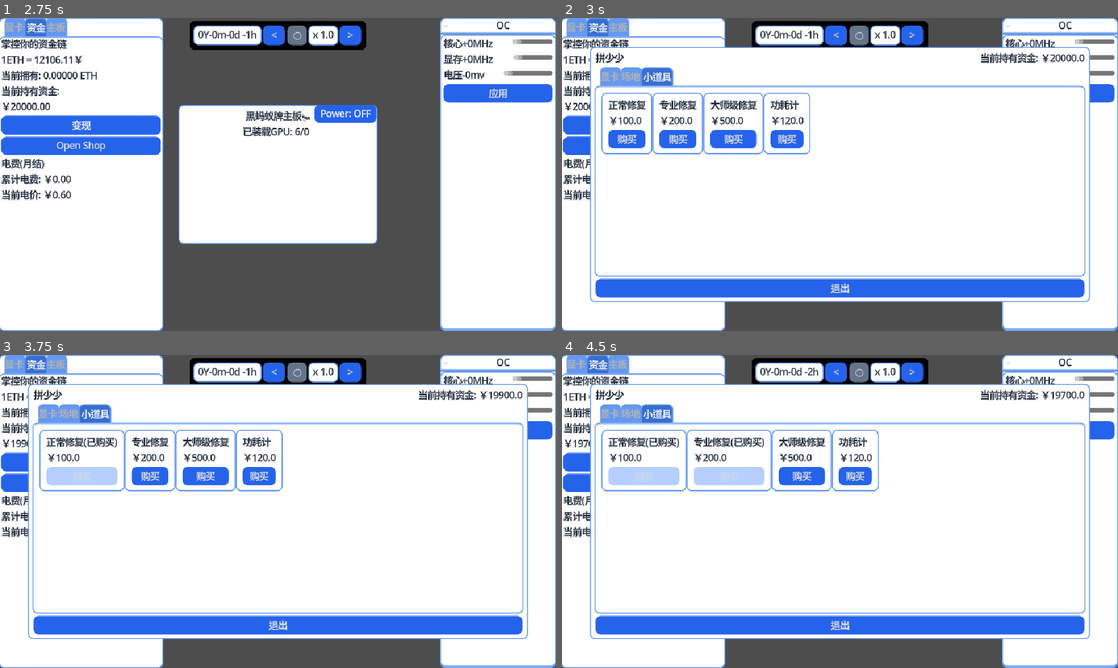
Above: before the commit, frames 1-4 (two rows, left to right).
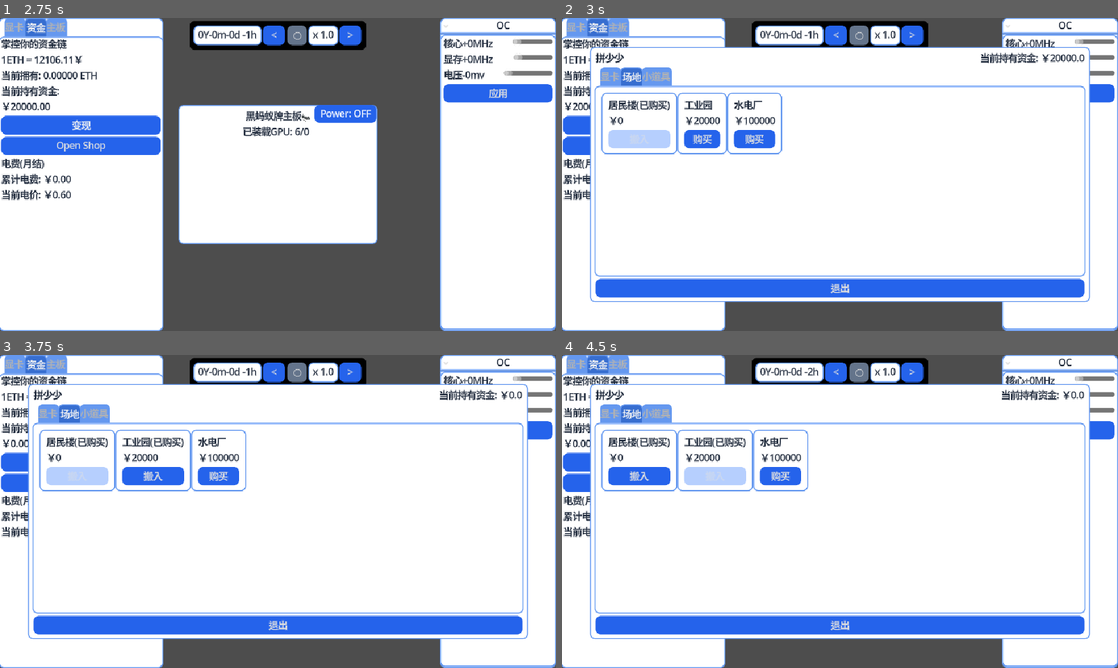
Above: after the commit, the same moments.

Repository: 0x8000S/ETH-Redemption
Game: Godot game, scene res://Scenes/MainView.tscn
Same seed, same stepped clock (60 frames per second), same inputs: the game is played once before the commit and once after it.
Inputs (mouse positions are in pixels of both pictures, inside the frame that each line leads up to):
- Up to frame 1 (2.75 s): click "Power: OFF" at 0.5 s; click "Power: ON" at 1.25 s; click "变现" at 2 s
- Up to frame 2 (3 s): click "Open Shop" at 2.75 s
- Up to frame 3 (3.75 s): click "购买" at 3.5 s
- Up to frame 4 (4.5 s): click (717, 477) at 4.25 s, where only the run after the commit has a clickable "搬入"

Frame 1 is identical in both runs. In frame 2, 3.9% of the frame differs, in the area x 8-45%, y 15-44%; in frame 3, 4.0%; in frame 4, 4.9%, in the area x 2-94%, y 11-44%.

Commit message:
feat(代码逻辑): 添加场地选择和功耗控制功能
在GPUInfoScrollView.gd中添加了_process函数，用于调用Updata函数以更新GPU信息。

在GPUItem.gd中添加了_process函数，根据Gpu.Old的值来控制$Error节点的可见性。

在Global.gd中添加了场地相关变量和枚举，包括HasVenue、NowSetVenue和Venue，并更新了VenueInfo以包含场地名称、显卡插槽数、额定电源、电价和定价。

在GpuCard.gd中修改了GetPower函数，使其根据Global.HasItems中的GetPower道具来决定是否返回实际功耗值。

在ItemBuyCard.gd中添加了InitH函数用于初始化场地购买卡，并根据InitMode变量决定是初始化道具还是场地。同时修改了WhenBuyButtonClicked函数以支持场地购买和搬入逻辑。

在MainBoard.gd中添加了GpuList数组，用于存储安装在主板上的GPU卡片，并修改了PickUpGPU函数以维护GpuList数组。添加了ClearAllGpus函数以清除主板上的所有GPU，并添加了UpdataText、GetAllGpuMh、GetAllGpuPower、HourlySettlement、DailyFinancialReport和OneMoonPast函数中对GPUListView的调用。添加了信号处理函数ChangedMainBoardPower以更新主板电源状态。

在Shop.gd中添加了VenueFlow节点和UpdataVenue函数用于更新场地购买卡，确保当用户进入商店时可以购买或搬入新的场地。

在SignalNode.gd中添加了场地切换、清除主板GPU、更新主板最大GPU数量和更改主板电源状态的信号。

新增了VenueManager.gd脚本和对应的.tscn文件，用于管理场地切换和GPU清除逻辑。

修改了export_presets.cfg中的导出路径、版本号和产品名称。

Closes #123

Diff:
--- a/Code/GPUInfoScrollView.gd
+++ b/Code/GPUInfoScrollView.gd
@@ -31,6 +31,8 @@
 	SignalNode.UpdataShowText.connect(EditGPU)
 	SignalNode.UnEditGPU.connect(Rest)
 
+func _process(delta: float) -> void:
+	Updata()
 
 
 func Rest(GPUC:GpuCard):
--- a/Code/GPUItem.gd
+++ b/Code/GPUItem.gd
@@ -52,6 +52,11 @@
 		if Gpu.LHR:
 			ChangedBIOS.visible = true
 
+func _process(delta: float) -> void:
+	if Gpu.Old == 0:
+		$Error.visible = true
+	else:
+		$Error.visible = false
 
 func WhenEditButtonClicked() -> void:
 	if Gpu.Edit == false:
--- a/Code/Global.gd
+++ b/Code/Global.gd
@@ -14,85 +14,101 @@
 var MainBoardPowerState:bool = false
 var HourTime = 2.0
 var ZoomValue = 1.0
+var MaxPower = 1600
 
 var FixLevel:Array[bool] = [1, 0, 0, 0]
 var FixLevelValue:Dictionary[int,Dictionary] = {
-    0: {
-        "O": 0.1,
-        "H": 0.2
-    },
-    1: {
-        "O": 0.2,
-        "H": 0.4
-    },
-    2: {
-        "O": 0.4,
-        "H": 0.5,
-    },
-    3: {
-        "O": 0.7,
-        "H": 0.7,
-        "Q": 0.4
-    }
+	0: {
+		"O": 0.1,
+		"H": 0.2
+	},
+	1: {
+		"O": 0.2,
+		"H": 0.4
+	},
+	2: {
+		"O": 0.4,
+		"H": 0.5,
+	},
+	3: {
+		"O": 0.7,
+		"H": 0.7,
+		"Q": 0.4
+	}
 }
 
 enum Items {
-    FixLevel1,
-    FixLevel2,
-    FixLevel3,
-    GetPower
+	FixLevel1,
+	FixLevel2,
+	FixLevel3,
+	GetPower
+}
+
+var HasVenue:Array[Venue] = [Venue.ResidentialBuilding]
+var NowSetVenue:Venue = Venue.ResidentialBuilding
+enum Venue {
+	ResidentialBuilding,
+	IndustrialPark,
+	HydropowerPlant
+}
+
+# [场地名称, 显卡插槽数, 额定电源, 电价, 定价]
+var VenueInfo:Dictionary[Venue, Array] = {
+	Venue.ResidentialBuilding: ["居民楼", 6, 0.60, 1600, 0],
+	Venue.IndustrialPark: ["工业园", 12, 0.45, 3000, 20000],
+	Venue.HydropowerPlant: ["水电厂", 24, 0.32, 5500, 100000]
 }
 
 var ItemsText:Dictionary[Items, String] = {
-    Items.FixLevel1: "正常修复",
-    Items.FixLevel2: "专业修复",
-    Items.FixLevel3: "大师级修复",
-    Items.GetPower: "功耗计"
+	Items.FixLevel1: "正常修复",
+	Items.FixLevel2: "专业修复",
+	Items.FixLevel3: "大师级修复",
+	Items.GetPower: "功耗计"
 }
 
 var ItemsPrice:Dictionary[Items, float] = {
-    Items.FixLevel1: 100.0,
-    Items.FixLevel2: 200.0,
-    Items.FixLevel3: 500.0,
-    Items.GetPower: 120.0
+	Items.FixLevel1: 100.0,
+	Items.FixLevel2: 200.0,
+	Items.FixLevel3: 500.0,
+	Items.GetPower: 120.0
 }
 
 var HasItems:Array[Items] = []
 
 func GetHourTime():
-    return HourTime / ZoomValue
+	return HourTime / ZoomValue
 
 enum MenType {
-    GDDR5_8G,
-    GDDR5X_8G,
-    GDDR6_14G,
-    GDDR6X_19G,
-    GDDR6X_22G
+	GDDR5_8G,
+	GDDR5X_8G,
+	GDDR6_14G,
+	GDDR6X_19G,
+	GDDR6X_22G
 }
 
 var MenSafeMap:Dictionary[MenType, float] = {
-    MenType.GDDR5_8G: 1.16,
-    MenType.GDDR5X_8G: 1.16,
-    MenType.GDDR6_14G: 1.15,
-    MenType.GDDR6X_19G: 1.10,
-    MenType.GDDR6X_22G: 1.07
+	MenType.GDDR5_8G: 1.16,
+	MenType.GDDR5X_8G: 1.16,
+	MenType.GDDR6_14G: 1.15,
+	MenType.GDDR6X_19G: 1.10,
+	MenType.GDDR6X_22G: 1.07
 }
 
 var MenRedMap:Dictionary[MenType, float] = {
-    MenType.GDDR5_8G: 1.22,
-    MenType.GDDR5X_8G: 1.22,
-    MenType.GDDR6_14G: 1.20,
-    MenType.GDDR6X_19G: 1.15,
-    MenType.GDDR6X_22G: 1.12
+	MenType.GDDR5_8G: 1.22,
+	MenType.GDDR5X_8G: 1.22,
+	MenType.GDDR6_14G: 1.20,
+	MenType.GDDR6X_19G: 1.15,
+	MenType.GDDR6X_22G: 1.12
 }
 
 enum Gpu {
-    AMD_RX470,
-    AMD_RX570,
-    AMD_RX580,
-    Nvidia_GTX1060,
-    Nvidia_GTX1070TI,
-    Nvidia_GTX1080TI,
-    Nvidia_RTX2060S,
-    Nvidia_RTX3060TI_LHR
+	AMD_RX470,
+	AMD_RX570,
+	AMD_RX580,
+	Nvidia_GTX1060,
+	Nvidia_GTX1070TI,
+	Nvidia_GTX1080TI,
+	Nvidia_RTX2060S,
+	Nvidia_RTX3060TI_LHR
 }
--- a/Code/GpuCard.gd
+++ b/Code/GpuCard.gd
@@ -121,6 +121,8 @@
 	var power:int = int(DefaultPower * (1 - (OCMem/4000) * 0.1 + (OCCore/2000) * 0.15 - (float(OffsetVolt)/150) * 0.12)) + OCPowerCoefficient + 10-Old*10
 	if OnBoard and Global.MainBoardPowerState:
 		power += randi_range(1, 8)
+	if not Global.HasItems.has(Global.Items.GetPower):
+		return 0
 	return power
 
 func Aging():
--- a/Code/ItemBuyCard.gd
+++ b/Code/ItemBuyCard.gd
@@ -3,13 +3,17 @@
 class_name ItemBuyCard
 
 signal ReloadItemsView
+signal ReloadVenueView
 
 @export var ItemName:Label
 @export var ItemPrice:Label
 @export var BuyButton:BaseButton
 var Itemc:Global.Items
+var Itemv:Global.Venue
+var InitMode = "I"
 
 func Init(item:Global.Items):
+	InitMode = "I"
 	Itemc = item
 	ItemName.text = Global.ItemsText[item]
 	if Global.HasItems.has(item):
@@ -17,10 +21,41 @@
 		ItemName.text += "(已购买)"
 	ItemPrice.text = "￥%s" % Global.ItemsPrice[item]
 
+func InitH(venues:Global.Venue):
+	InitMode = "V"
+	Itemv = venues
+	ItemName.text = Global.VenueInfo[Itemv][0]
+	if Global.HasVenue.has(venues):
+		BuyButton.text = "搬入"
+		ItemName.text += "(已购买)"
+		if Global.NowSetVenue == venues:
+			BuyButton.disabled = true
+	ItemPrice.text = "￥%s" % Global.VenueInfo[venues][4]
+
 func WhenBuyButtonClicked() -> void:
-	if Global.Money < Global.ItemsPrice[Itemc]:
-		SignalNode.ShowMoneyErrorMessageBox.emit("道具%s" % Global.ItemsText[Itemc])
-	else:
-		Global.Money -= Global.ItemsPrice[Itemc]
-		Global.HasItems.append(Itemc)
-		ReloadItemsView.emit()
+	if InitMode == "I":
+		if Global.Money < Global.ItemsPrice[Itemc]:
+			SignalNode.ShowMoneyErrorMessageBox.emit("道具%s" % Global.ItemsText[Itemc])
+		else:
+			Global.Money -= Global.ItemsPrice[Itemc]
+			Global.HasItems.append(Itemc)
+			ReloadItemsView.emit()
+			match Itemc:
+				Global.Items.FixLevel1:
+					Global.FixLevel[1] = 1
+				Global.Items.FixLevel2:
+					Global.FixLevel[2] = 1
+				Global.Items.FixLevel3:
+					Global.FixLevel[3] = 1
+	if InitMode == "V":
+		if Global.HasVenue.has(Itemv):
+			SignalNode.SwitchVenue.emit(Itemv)
+			ReloadVenueView.emit()
+			SignalNode.ReloadGpuList.emit()
+		else:
+			if Global.Money < Global.VenueInfo[Itemv][4]:
+				SignalNode.ShowMoneyErrorMessageBox.emit("场地%s" % Global.VenueInfo[Itemv][0])
+			else:
+				Global.Money -= Global.VenueInfo[Itemv][4]
+				Global.HasVenue.append(Itemv)
+				ReloadVenueView.emit()
--- a/Code/MainBoard.gd
+++ b/Code/MainBoard.gd
@@ -3,11 +3,12 @@
 @export var MaxGPU:int = 6
 @onready var PickGpuCount: Label = $PickGPUCount
 @onready var PowerButton: Button = $PowerButton
-@onready var GPUList: VBoxContainer = $MC/ScrollContainer/VBoxContainer/MarginContainer/VBoxContainer
+@onready var GPUListView: VBoxContainer = $MC/ScrollContainer/VBoxContainer/MarginContainer/VBoxContainer
 var MonnETH:float = 0.0
 var MonnPower:int = 0
 var isOn:bool = false
 var MaxPower:int = 0
+var GpuList:Array[GpuCard]
 
 func OverrideButtonFontColorTheme(btn:Button, c:Color):
 	btn.add_theme_color_override("font_color", c)
@@ -16,15 +17,16 @@
 	btn.add_theme_color_override("font_pressed_color", c)
 
 func UpdataText():
-	PickGpuCount.text = "已装载GPU: %s/%s" % [MaxGPU, GPUList.get_child_count()]
+	PickGpuCount.text = "已装载GPU: %s/%s" % [MaxGPU, GPUListView.get_child_count()]
 
 func PickUpGPU(GPUC:GpuCard):
-	if GPUList.get_child_count() < MaxGPU:
+	if GPUListView.get_child_count() < MaxGPU:
 		var gi:GPUItem = preload("uid://boxqa4tpeslwf").instantiate()
-		GPUList.add_child(gi)
+		GPUListView.add_child(gi)
 		GPUC.OnBoard = true
 		gi.Iint(GPUC, true)
 		Global.HasGpu.erase(GPUC)
+		GpuList.append(GPUC)
 		SignalNode.ReloadGpuList.emit()
 		UpdataText()
 	else:
@@ -35,13 +37,13 @@
 
 func GetAllGpuMh() -> float:
 	var sum = 0
-	for g:GPUItem in GPUList.get_children():
+	for g:GPUItem in GPUListView.get_children():
 		sum += g.Gpu.GetHashrate()
 	return sum
 
 func GetAllGpuPower() -> int:
 	var sum = 0
-	for g:GPUItem in GPUList.get_children():
+	for g:GPUItem in GPUListView.get_children():
 		sum += g.Gpu.GetPower()
 	sum += 80
 	return sum
@@ -62,7 +64,7 @@
 
 func DailyFinancialReport():
 	if isOn:
-		for g:GPUItem in GPUList.get_children():
+		for g:GPUItem in GPUListView.get_children():
 			g.Gpu.Aging()
 			if g.Gpu.Edit:
 				SignalNode.UpdataShowText.emit(g.Gpu)
@@ -72,6 +74,12 @@
 	MonnETH = 0
 	MonnPower = 0
 
+func ClearAllGpus():
+	Global.HasGpu.append_array(GpuList)
+	GpuList = []
+	for i in GPUListView.get_children():
+		i.queue_free()
+
 func _ready() -> void:
 	UpdataText()
 	SignalNode.UpdataMainBoardText.connect(UpdataText)
@@ -80,10 +88,16 @@
 	SignalNode.PastOneHour.connect(HourlySettlement)
 	SignalNode.PastOneDay.connect(DailyFinancialReport)
 	SignalNode.PastOneMoon.connect(OneMoonPast)
+	SignalNode.ClearMainBoardAllGpu.connect(ClearAllGpus)
+	SignalNode.UpdateMainBoardMaxGpu.connect(func(maxGpu:int):MaxGPU=maxGpu)
+	SignalNode.ChangedMainBoardPowerState.connect(func(power:bool): ChangedMainBoardPower(power))
 
 func WhenPowerButtonClicked() -> void:
 	isOn = not isOn
-	if isOn:
+	ChangedMainBoardPower(isOn)
+
+func ChangedMainBoardPower(PowerTip:bool):
+	if PowerTip:
 		SignalNode.InfoMainBoard.emit(MaxGPU, GetAllGpuMh(), GetAllGpuPower())
 		PowerButton.text = "Power: ON"
 		OverrideButtonFontColorTheme(PowerButton, Color(1,0.2,0.2))
@@ -95,3 +109,4 @@
 		OverrideButtonFontColorTheme(PowerButton, Color.WHITE)
 		Global.MainBoardPowerState = false
 		SignalNode.PowerDownMainBoard.emit()
+	isOn = PowerTip
--- a/Code/Shop.gd
+++ b/Code/Shop.gd
@@ -4,6 +4,7 @@
 @onready var Money:Label = $Margin/MainPanel/Margin/VBox/HBox/Money
 @onready var NotHasMore:AcceptDialog = $NotHasMore
 @onready var ItemFlow = $Margin/MainPanel/Margin/VBox/Tabs/小道具/MarginContainer/ScrollContainer/MarginContainer/ItemsFlow
+@onready var VenueFlow = $Margin/MainPanel/Margin/VBox/Tabs/场地/MarginContainer/ScrollContainer/MarginContainer/VenueFlow
 
 
 func ShowShop():
@@ -15,6 +16,7 @@
 	SignalNode.PastOneDay.connect(UpdataGPU)
 	UpdataGPU()
 	UpdataItems()
+	UpdataVenue()
 
 func BuyItem(GPUC: GpuCard, s:GpuBuyCard):
 	Money.text = "当前持有资金: ￥%s" % Global.Money
@@ -47,6 +49,16 @@
 		ic.ReloadItemsView.connect(UpdataItems)
 		ItemFlow.add_child(ic)
 
+func UpdataVenue():
+	if VenueFlow.get_child_count() != 0:
+		for i in VenueFlow.get_children():
+			i.queue_free()
+	for i in Global.Venue.values():
+		var ic:ItemBuyCard = preload("uid://wwc4mfy0pemf").instantiate()
+		ic.InitH(i)
+		ic.ReloadVenueView.connect(UpdataVenue)
+		VenueFlow.add_child(ic)
+
 func _input(event: InputEvent) -> void:
 	if event.is_action_pressed("ReloadShop"):
 		UpdataGPU()
--- a/Code/SignalNode.gd
+++ b/Code/SignalNode.gd
@@ -23,3 +23,7 @@
 signal ShowCustomMessageBox(Title:String, Context:String)
 signal ShowSellMessageBox(GPUC:GpuCard)
 signal ShowFixMessageBox(GPUC:GpuCard)
+signal SwitchVenue(venue:Global.Venue)
+signal ClearMainBoardAllGpu()
+signal UpdateMainBoardMaxGpu(MaxGpu:int)
+signal ChangedMainBoardPowerState(Power:bool)
--- a/Code/UiTips.gd
+++ b/Code/UiTips.gd
@@ -45,7 +45,7 @@
     SellTitle.text = "出售你的: %s显卡"
     SellContext.text = "购买价: ￥%s\n出售价: ￥%s"
     SellTitle.text = SellTitle.text % GPUC.Model
-    SellMoney = float("%.2f" % (GPUC.MarketPrice * 0.8 - (1 - GPUC.Quality) * 10 - (1 - GPUC.Old) * 15 - (1 - GPUC.Health) * 8 + GPUC.GetHashrate()* 2))
+    SellMoney = float("%.2f" % (GPUC.MarketPrice * 0.7 - (1 - GPUC.Quality) * 10 - (1 - GPUC.Old) * 150 - (1 - GPUC.Health) * 20 + GPUC.GetHashrate()* 2))
     SellContext.text = SellContext.text % [GPUC.MarketPrice, SellMoney]
 
 func ShowFixMessageBox(GPUC:GpuCard):
--- /dev/null
+++ b/Code/VenueManager.gd
@@ -0,0 +1,12 @@
+extends Node
+
+func SwitchVenueSignal(venue:Global.Venue):
+    Global.NowSetVenue = venue
+    SignalNode.ClearMainBoardAllGpu.emit()
+    SignalNode.ChangedMainBoardPowerState.emit(false)
+    SignalNode.UpdateMainBoardMaxGpu.emit(Global.VenueInfo[venue][1])
+    Global.ElectricityPrice = Global.VenueInfo[venue][2]
+    Global.MaxPower = Global.VenueInfo[venue][3]
+
+func _ready() -> void:
+    SignalNode.SwitchVenue.connect(SwitchVenueSignal)
--- a/Scenes/MainView.tscn
+++ b/Scenes/MainView.tscn
@@ -1,9 +1,10 @@
-[gd_scene load_steps=5 format=3 uid="uid://cd3bx2qp4ww5u"]
+[gd_scene load_steps=6 format=3 uid="uid://cd3bx2qp4ww5u"]
 
 [ext_resource type="PackedScene" uid="uid://b1kegvnfo88v5" path="res://Scenes/MainGPUView.tscn" id="1_741vi"]
 [ext_resource type="PackedScene" uid="uid://c2l2fnou7nd7c" path="res://Test/shop.tscn" id="2_37edh"]
 [ext_resource type="PackedScene" uid="uid://bbvtjro8sh88a" path="res://Scenes/GlobalPrice.tscn" id="4_gq8gf"]
 [ext_resource type="PackedScene" uid="uid://d2kfjxuhroqkn" path="res://Scenes/UiTips.tscn" id="5_gq8gf"]
+[ext_resource type="PackedScene" uid="uid://bh14ys0c3k2yu" path="res://Scenes/VenueManager.tscn" id="5_qssah"]
 
 [node name="Control" type="Control"]
 layout_mode = 3
@@ -25,3 +26,5 @@
 [node name="GlobalPrice" parent="Components" instance=ExtResource("4_gq8gf")]
 
 [node name="UiTips" parent="Components" instance=ExtResource("5_gq8gf")]
+
+[node name="VenueManager" parent="Components" instance=ExtResource("5_qssah")]
--- /dev/null
+++ b/Scenes/VenueManager.tscn
@@ -0,0 +1,6 @@
+[gd_scene load_steps=2 format=3 uid="uid://bh14ys0c3k2yu"]
+
+[ext_resource type="Script" uid="uid://bhqotjronn7v" path="res://Code/VenueManager.gd" id="1_ke6cb"]
+
+[node name="VenueManager" type="Node"]
+script = ExtResource("1_ke6cb")
--- a/Test/shop.tscn
+++ b/Test/shop.tscn
@@ -61,7 +61,7 @@
 [node name="Tabs" type="TabContainer" parent="Margin/MainPanel/Margin/VBox"]
 layout_mode = 2
 size_flags_vertical = 3
-current_tab = 2
+current_tab = 1
 
 [node name="显卡" type="Control" parent="Margin/MainPanel/Margin/VBox/Tabs"]
 visible = false
@@ -90,11 +90,37 @@
 alignment = 1
 
 [node name="场地" type="Control" parent="Margin/MainPanel/Margin/VBox/Tabs"]
-visible = false
 layout_mode = 2
 metadata/_tab_index = 1
 
+[node name="MarginContainer" type="MarginContainer" parent="Margin/MainPanel/Margin/VBox/Tabs/场地"]
+layout_mode = 1
+anchors_preset = 15
+anchor_right = 1.0
+anchor_bottom = 1.0
+grow_horizontal = 2
+grow_vertical = 2
+theme_override_constants/margin_left = 8
+theme_override_constants/margin_top = 8
+theme_override_constants/margin_right = 8
+theme_override_constants/margin_bottom = 8
+
+[node name="ScrollContainer" type="ScrollContainer" parent="Margin/MainPanel/Margin/VBox/Tabs/场地/MarginContainer"]
+layout_mode = 2
+
+[node name="MarginContainer" type="MarginContainer" parent="Margin/MainPanel/Margin/VBox/Tabs/场地/MarginContainer/ScrollContainer"]
+layout_mode = 2
+size_flags_horizontal = 3
+theme_override_constants/margin_left = 2
+theme_override_constants/margin_top = 2
+theme_override_constants/margin_right = 2
+theme_override_constants/margin_bottom = 2
+
+[node name="VenueFlow" type="FlowContainer" parent="Margin/MainPanel/Margin/VBox/Tabs/场地/MarginContainer/ScrollContainer/MarginContainer"]
+layout_mode = 2
+
 [node name="小道具" type="Control" parent="Margin/MainPanel/Margin/VBox/Tabs"]
+visible = false
 layout_mode = 2
 metadata/_tab_index = 2
 
Not shown, added: Code/VenueManager.gd.uid
Not shown, changed: export_presets.cfg
